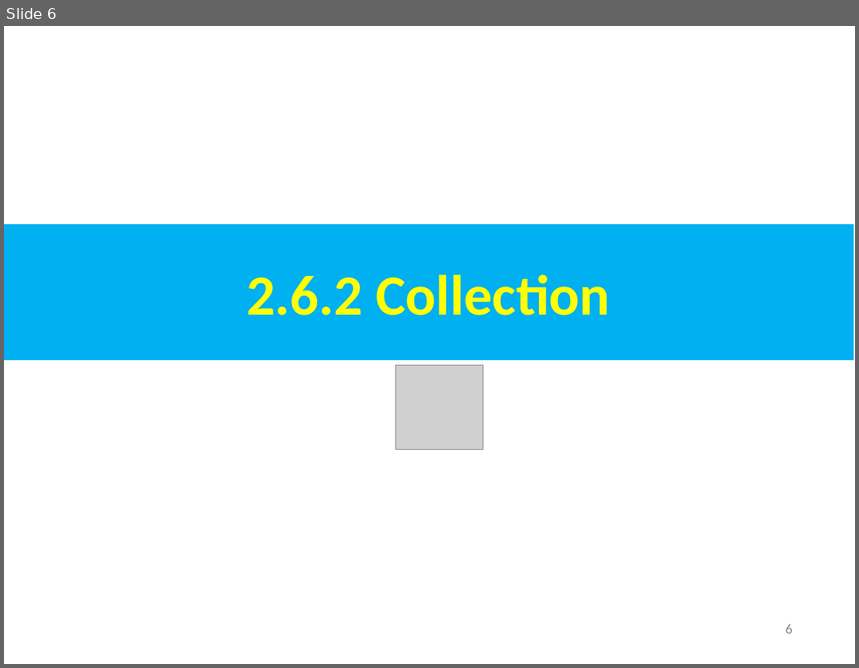
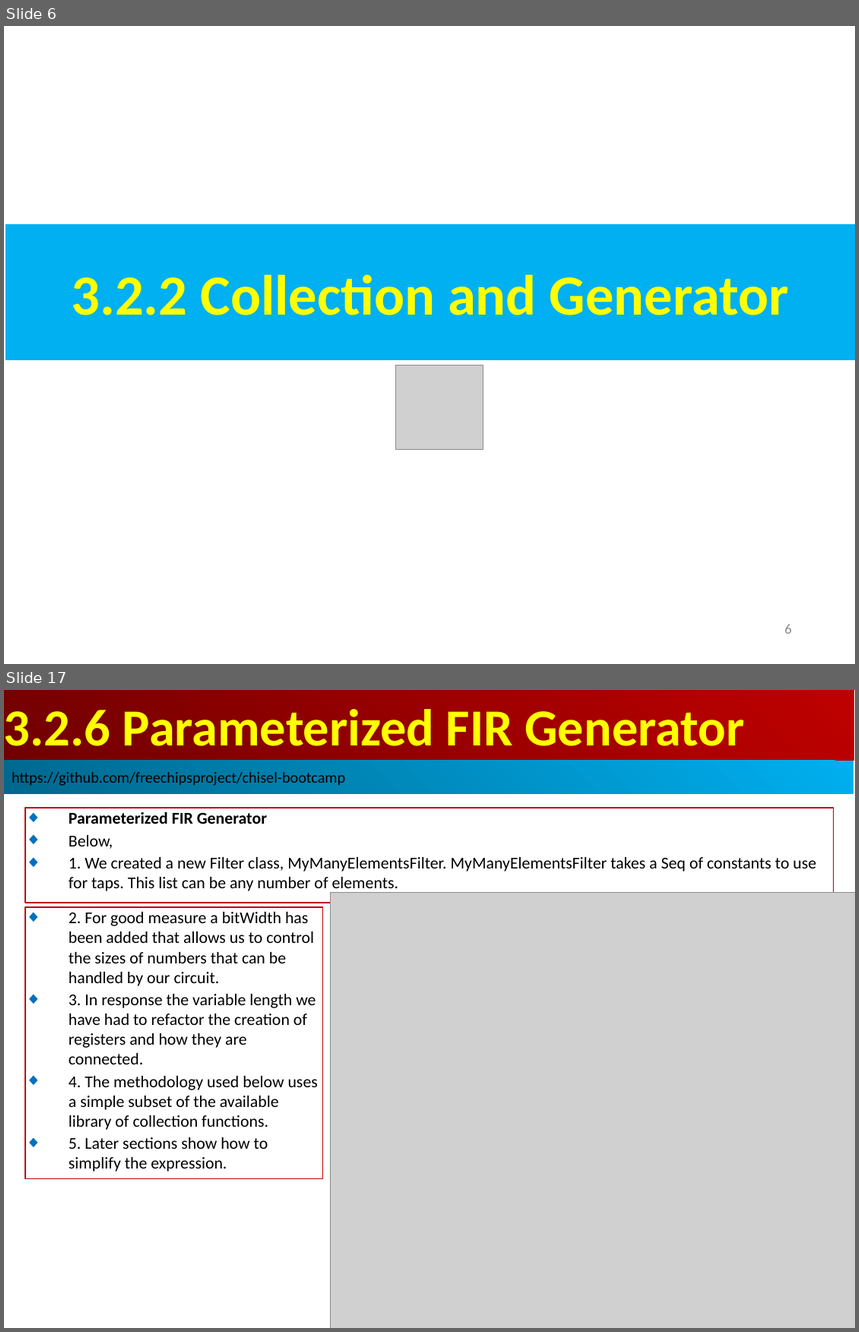
Before and after one commit to peterhchen/AIU_CS800_Chisel, a slide deck: 300_UCB_BC/003.2_Collection/000_Video/003.2_Collection.ppt. Shown one above the other, each under a label of ours: slide 6 before the commit, slides 6 and 17 after it; the slides between them are not shown. The pictures are 859x668 and 859x1332 pixels, drawn with LibreOffice and Linux fonts; fonts in the diff are those of the drawing; grey boxes stand for pictures. Boxes give left, top, right and bottom in pixels: in the first picture for what was removed or moved away, otherwise in the second. Text is boxed around its words. In the diff, an @@ line names an element or a change of style, - is before the commit and + after.

```diff
--- a/300_UCB_BC/003.2_Collection/000_Video/003.2_Collection.ppt
+++ b/300_UCB_BC/003.2_Collection/000_Video/003.2_Collection.ppt
@@ slide 17 added at [4,690,855,1328], background #FFFFFF @@
@@ rectangle added at [4,690,854,761], fill gradient #BF0000 to #710000, 44 pt, text #FFFF00, bold @@
+3.2.6 Parameterized FIR Generator
@@ rectangle added at [4,761,854,794], fill gradient #00AFEF to #00688E, 13 pt, text #000000 @@
+https://github.com/freechipsproject/chisel-bootcamp
@@ rectangle added at [25,808,834,903], outline #C00000 0.74 pt, 14 pt, text #000000 @@
+◆ Parameterized FIR Generator
+◆ Below,
+◆ 1. We created a new Filter class, MyManyElementsFilter. MyManyElementsFilter takes a Seq of constants to use for taps. This list can be any number of elements.
@@ picture added at [330,893,855,1328] @@
@@ rectangle added at [25,907,323,1179], outline #C00000 0.74 pt, 14 pt, text #000000 @@
+◆ 2. For good measure a bitWidth has been added that allows us to control the sizes of numbers that can be handled by our circuit.
+◆ 3. In response the variable length we have had to refactor the creation of registers and how they are connected.
+◆ 4. The methodology used below uses a simple subset of the available library of collection functions.
+◆ 5. Later sections show how to simplify the expression.
@@ slide 6 changed as well @@
@@ text in rectangle at [71,275,789,316]: text changed @@
-2.6.2 Collection
+3.2.2 Collection and Generator
```
Also in this commit, not shown: 6 other slides changed, 26 other slides added, 1 slide removed.
